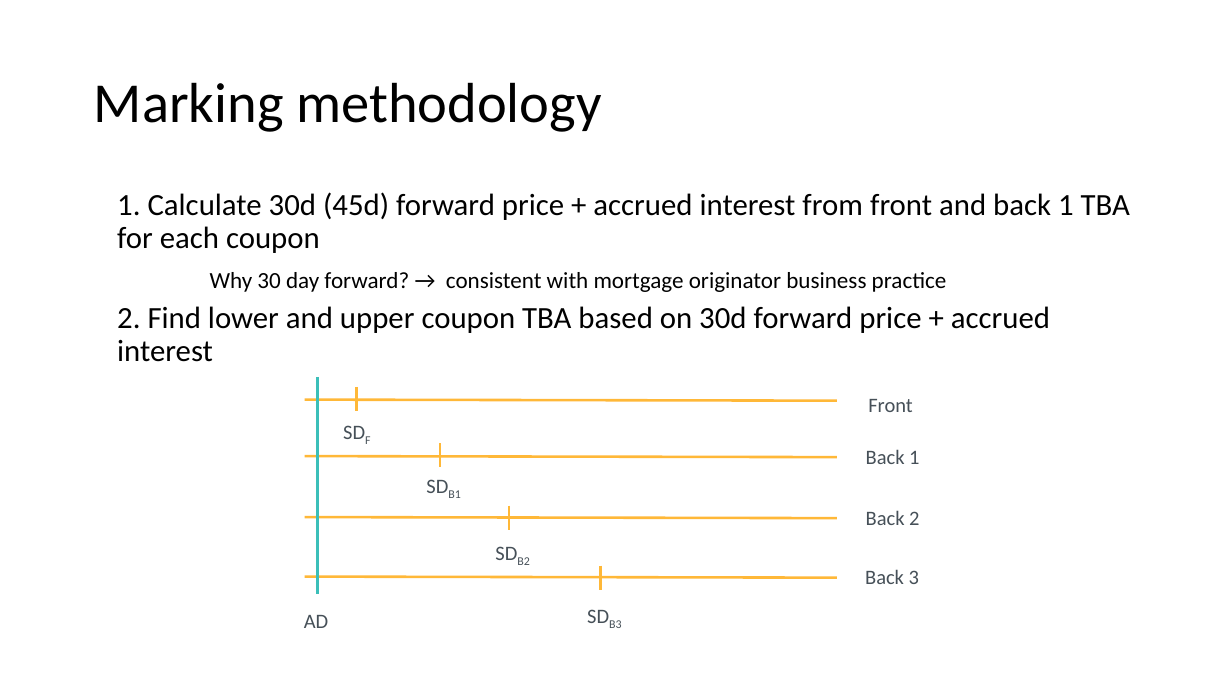
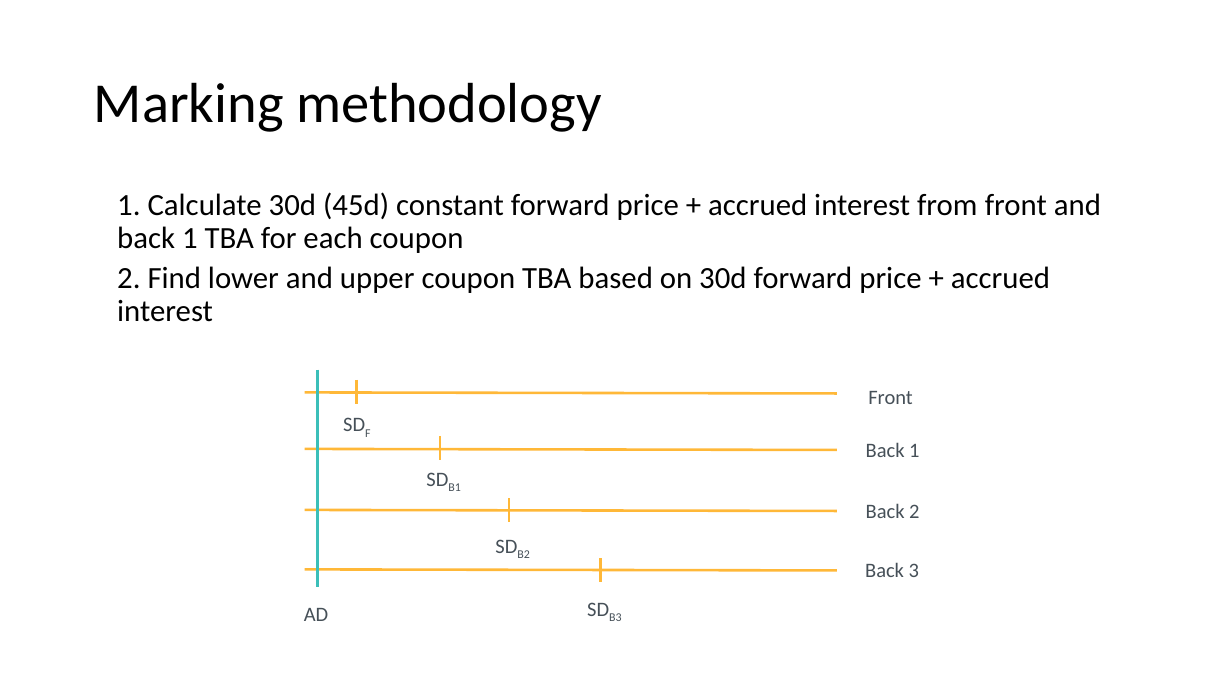
Before and after one commit to web3mev/mbsquant, a slide deck: slide 4 of Mortgage Rate Model.pptx. Drawn at 1232x693 pixels with LibreOffice and Linux fonts; fonts in the diff are those of the drawing. Boxes give left, top, right and bottom in pixels: in the first picture for what was removed or moved away, otherwise in the second. Text is boxed around its words. In the diff, an @@ line names an element or a change of style, - is before the commit and + after.

```diff
--- a/Mortgage Rate Model.pptx
+++ b/Mortgage Rate Model.pptx
@@ text at box(117, 192, 1101, 253): text changed @@
-  1. Calculate 30d (45d) forward price + accrued interest from front and back 1 TBA for each coupon
-  Why 30 day forward? → consistent with mortgage originator business practice
+  1. Calculate 30d (45d) constant forward price + accrued interest from front and back 1 TBA for each coupon
@@ 5 lines, 2 texts: place and size @@
-5 lines, 2 texts at box(304, 444, 837, 628)
+5 lines, 2 texts at box(304, 436, 837, 621)
@@ 7 texts, 4 lines: place and size @@
-7 texts, 4 lines at box(305, 377, 919, 633)
+7 texts, 4 lines at box(305, 370, 919, 626)
```
Also in this commit, not shown: 6 other slides changed, 4 slides added, 7 slides removed.
